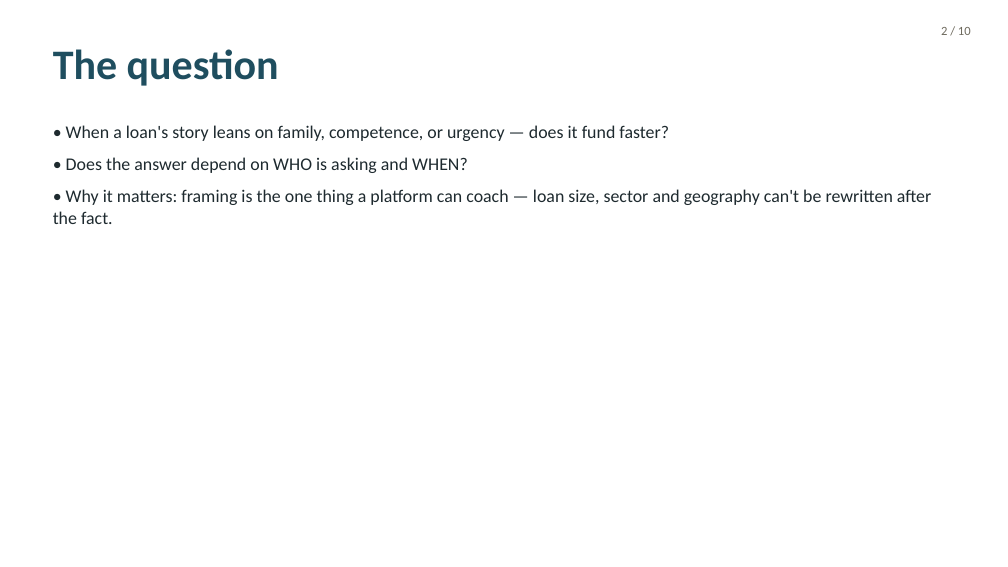
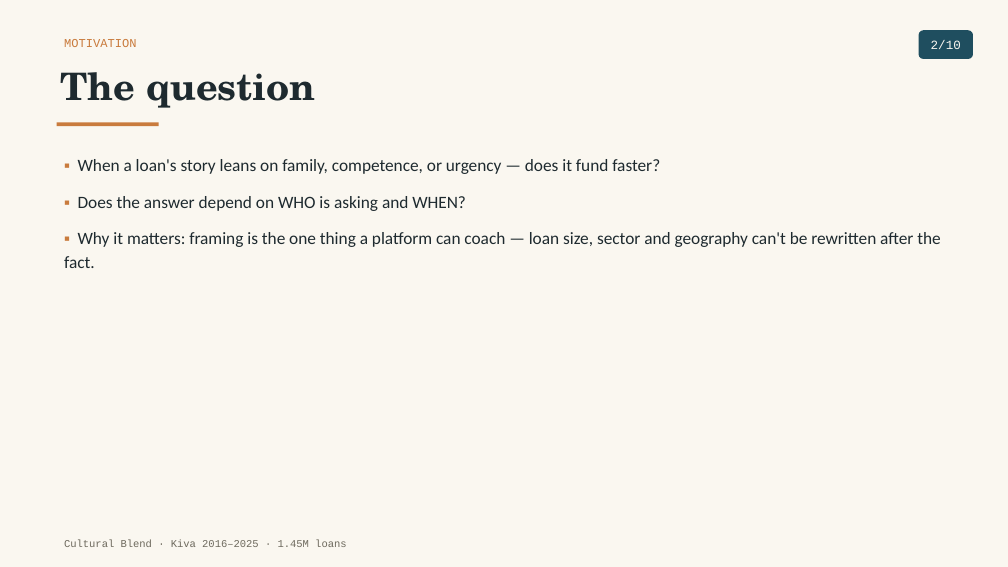
Before and after one commit to tuannm3812/unsw-ma-hackathon-2026, a slide deck: slide 2 of docs/presentation/slides_draft.pptx. Drawn at 1008x567 pixels with LibreOffice and Linux fonts; fonts in the diff are those of the drawing. Boxes give left, top, right and bottom in pixels: in the first picture for what was removed or moved away, otherwise in the second. Text is boxed around its words. In the diff, an @@ line names an element or a change of style, - is before the commit and + after.

```diff
--- a/docs/presentation/slides_draft.pptx
+++ b/docs/presentation/slides_draft.pptx
@@ background #FFFFFF to #FAF7F0 @@
@@ text "The question": place and size @@
-text "The question" at box(53, 49, 279, 86)
+text "The question" at box(60, 72, 315, 108)
@@ text "The question" at box(60, 72, 315, 108): size 40 to 36 pt, font Calibri to TeX Gyre Schola, text colour #1F4E5F to #1E2A2F @@
@@ text added at box(64, 39, 136, 47), 11.5 pt, text #C97B3D @@
+MOTIVATION
@@ rounded rectangle "2/10": place and size @@
-rounded rectangle "2/10" at box(941, 27, 971, 35)
+rounded rectangle "2/10" at box(919, 30, 973, 59)
@@ rounded rectangle "2/10" at box(919, 30, 973, 59): vertical alignment top to middle; fill none to #1F4E5F @@
@@ text in rounded rectangle at box(931, 40, 961, 49): text changed; font Calibri to Courier New; text colour #6E6A5E to #FAF7F0 @@
-2 / 10
+2/10
@@ rectangle added at box(57, 123, 159, 126), fill #C97B3D @@
@@ text at box(64, 159, 940, 268): text changed; size 17 to 16.5 pt @@
-• When a loan's story leans on family, competence, or urgency — does it fund faster?
-• Does the answer depend on WHO is asking and WHEN?
-• Why it matters: framing is the one thing a platform can coach — loan size, sector and geography can't be rewritten after the fact.
+▪ When a loan's story leans on family, competence, or urgency — does it fund faster?
+▪ Does the answer depend on WHO is asking and WHEN?
+▪ Why it matters: framing is the one thing a platform can coach — loan size, sector and geography can't be rewritten after the fact.
@@ text added at box(64, 539, 346, 547), 10 pt, text #6E6A5E @@
+Cultural Blend · Kiva 2016–2025 · 1.45M loans
```
Also in this commit, not shown: 9 other slides changed.
